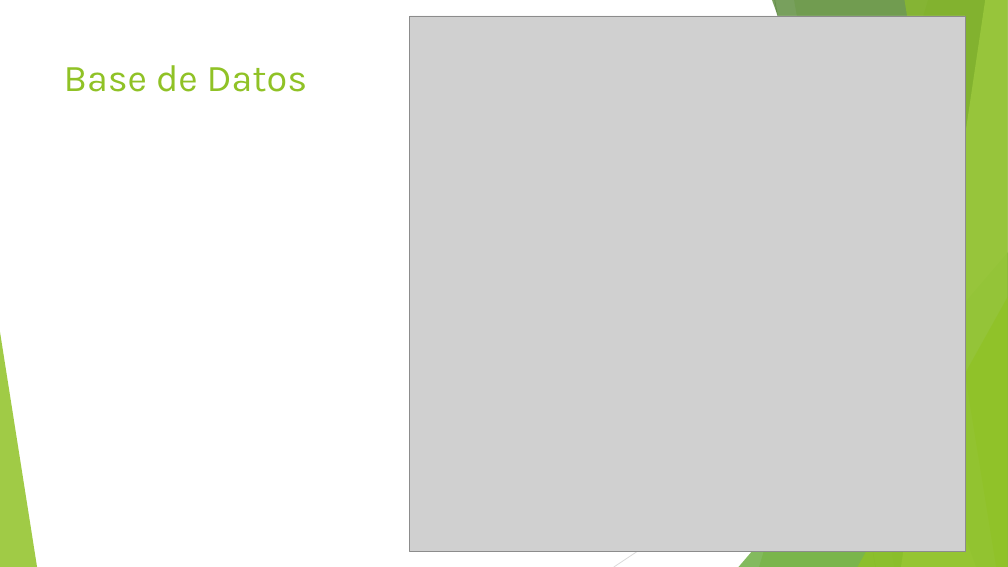
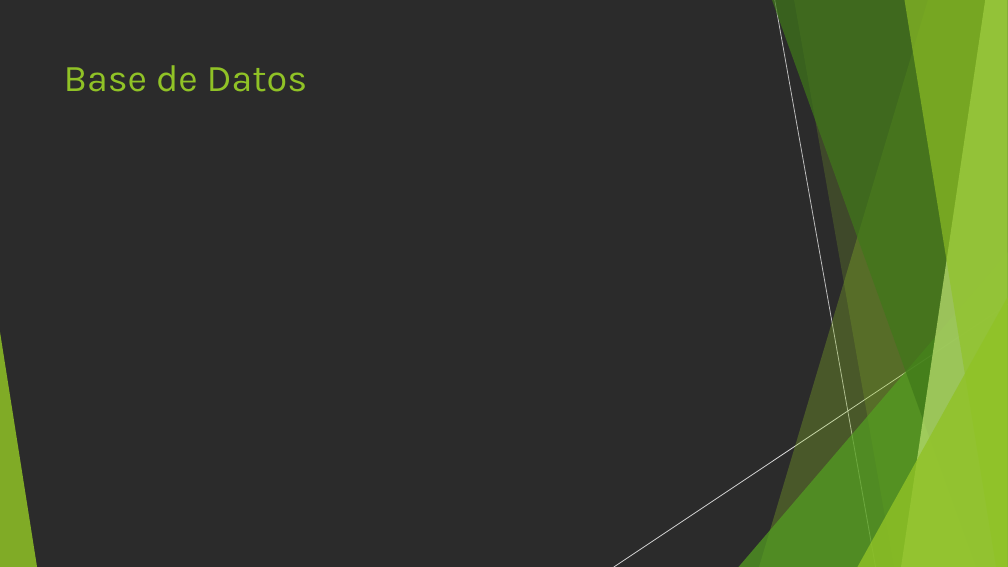
Before and after one commit to AlVelRap/dietario, a slide deck: slide 8 of Presentacion y memorias/Gestor de Dietas.pptx (slide 7 before the commit). Drawn at 1008x567 pixels with LibreOffice and Linux fonts; fonts in the diff are those of the drawing; grey boxes stand for pictures; background and template pictures are left out; a plain dark background stands for a picture behind light text. Boxes give left, top, right and bottom in pixels: in the first picture for what was removed or moved away, otherwise in the second. Text is boxed around its words. In the diff, an @@ line names an element or a change of style, - is before the commit and + after.

```diff
--- a/Presentacion y memorias/Gestor de Dietas.pptx
+++ b/Presentacion y memorias/Gestor de Dietas.pptx
@@ background #FFFFFF to picture (left out) @@
@@ picture removed at [410,16,966,551] @@
```
Also in this commit, not shown: 5 other slides changed, 30 other files.
